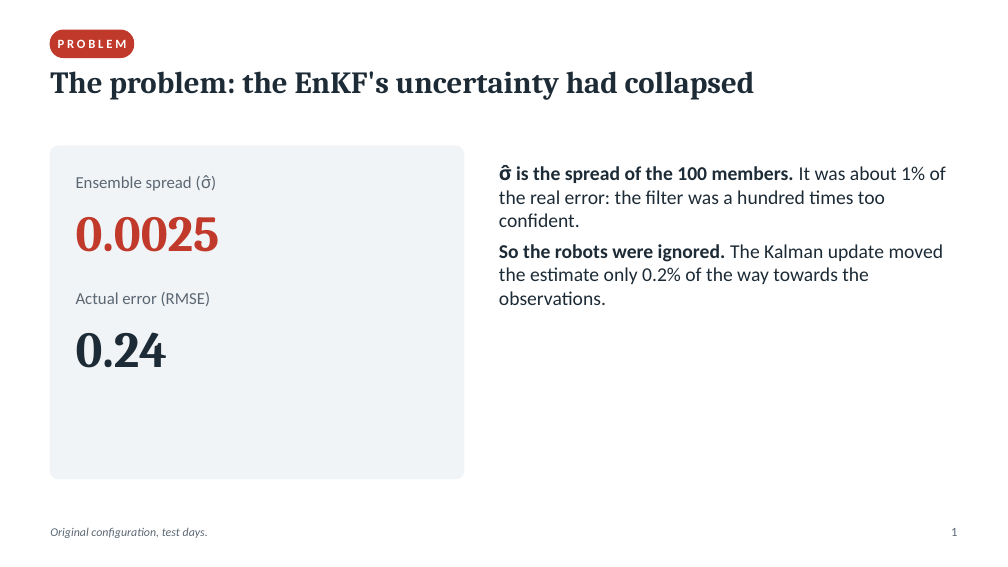
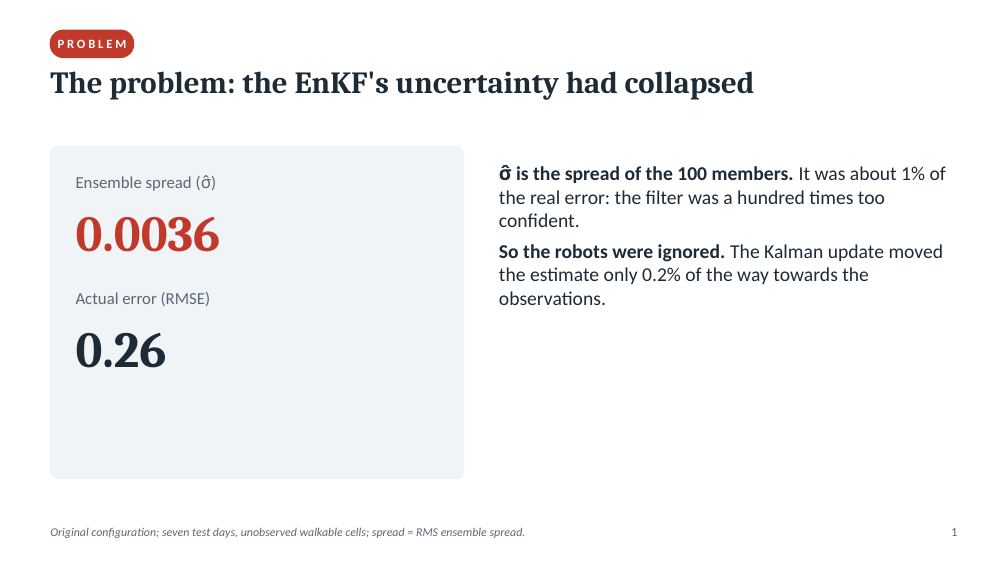
Before and after one commit to jackeygle/Partial_Observation_Comparison, a slide deck: slide 1 of slides/enkf_optimisation.pptx. Drawn at 1008x567 pixels with LibreOffice and Linux fonts; fonts in the diff are those of the drawing. Boxes give left, top, right and bottom in pixels: in the first picture for what was removed or moved away, otherwise in the second. Text is boxed around its words. In the diff, an @@ line names an element or a change of style, - is before the commit and + after.

```diff
--- a/slides/enkf_optimisation.pptx
+++ b/slides/enkf_optimisation.pptx
@@ text at box(76, 217, 221, 252): text changed @@
-0.0025
+0.0036
@@ text at box(76, 333, 167, 368): text changed @@
-0.24
+0.26
@@ text at box(50, 527, 526, 538): text changed @@
-Original configuration, test days.
+Original configuration; seven test days, unobserved walkable cells; spread = RMS ensemble spread.
```
Also in this commit, not shown: 1 other slide changed, 19 other files.
